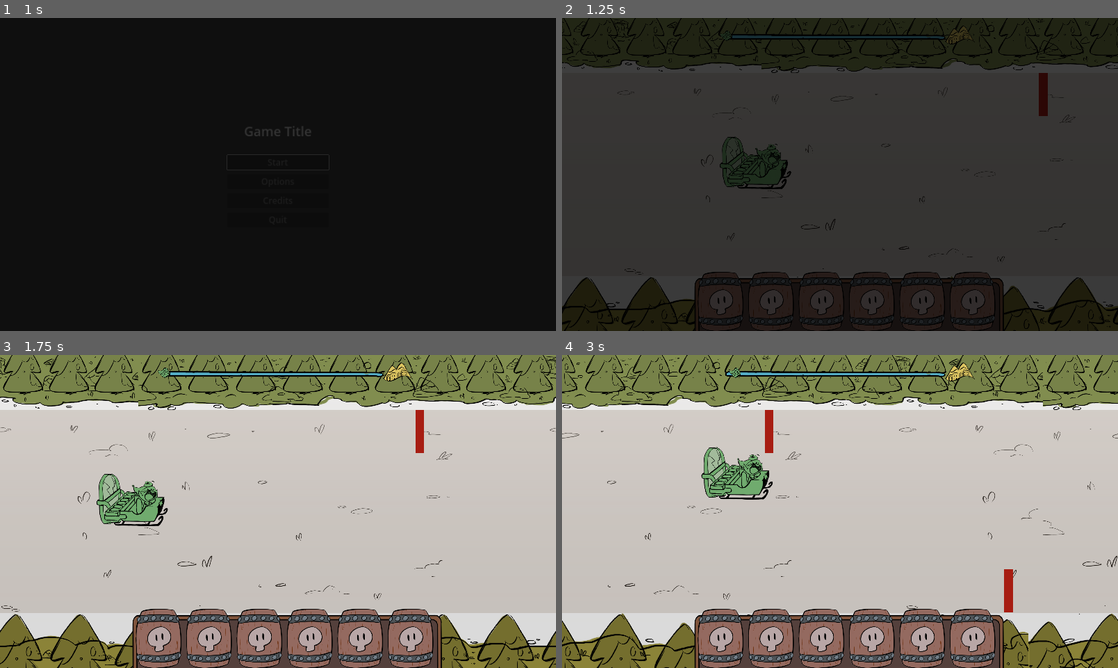
Above: before the commit, frames 1-4 (two rows, left to right).
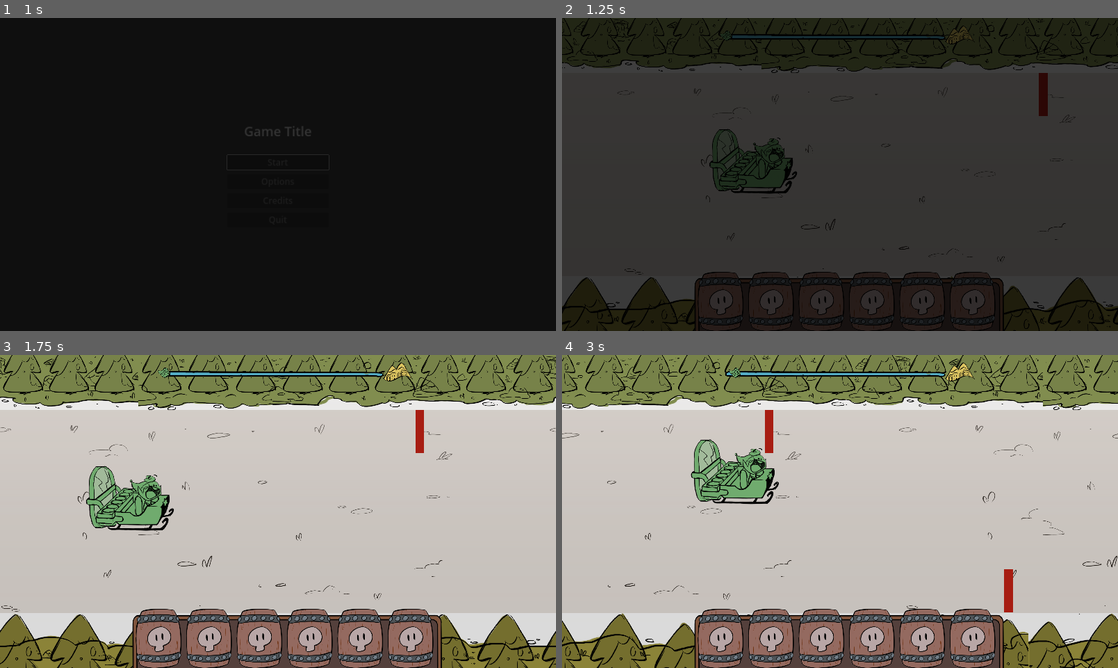
Above: after the commit, the same moments.

Repository: hsandt/ld53
Game: Godot game, scene res://scenes/main_menu_scene.tscn
The game is run twice, just before and just after one commit, with the same random seed, the same clock (stepped at 60 frames per second) and the same inputs.
Inputs (mouse positions are in pixels of both pictures, inside the frame that each line leads up to):
- Up to frame 1 (1 s): tap Enter (ui_accept) at 0.5, 0.77 s; move the mouse to (400, 158) at 0.52 s; hold Right (ui_right) from 0.53 s (still down); hold M (app_next_resolution) from 0.53 s (still down); click (400, 158) at 0.67 s
- Up to frame 2 (1.25 s): keep holding Right (ui_right); keep holding M (app_next_resolution)
- Up to frame 3 (1.75 s): move the mouse to (166, 527) at 1.27 s; release Right (ui_right) at 1.28 s; release M (app_next_resolution) at 1.28 s; hold S (down) from 1.28 s (still down); tap N (app_prev_resolution) at 1.35 s; tap Enter (ui_accept) at 1.52 s
- Up to frame 4 (3 s): move the mouse to (895, 442) at 2.02 s; release S (down) at 2.03 s; hold Right (ui_right) 2.03-2.78 s; hold M (app_next_resolution) 2.03-2.78 s; move the mouse to (812, 574) at 2.77 s; hold Up (ui_up) from 2.78 s (still down); tap N (app_prev_resolution) at 2.85 s; click (812, 574) at 2.92 s

Frame 1 is identical in both runs. In frame 2, 0.9% of the frame differs, in the area x 26-43%, y 35-57%; in frame 3, 1.6%; in frame 4, 1.7%, in the area x 23-39%, y 26-48%.

Commit message:
[Player] Bigger sprite to match collision shape a little better (esp. below)

Diff:
--- a/prefabs/ingame/player_character_body_2d.tscn
+++ b/prefabs/ingame/player_character_body_2d.tscn
@@ -33,8 +33,8 @@
 [node name="AnimatedSprite2DBrightnessController" type="AnimatedSprite2D" parent="Smoothing2D" node_paths=PackedStringArray("brighten_timer")]
 z_index = 2
 material = ExtResource("1_1l63l")
-position = Vector2(-27, -33)
-scale = Vector2(0.5, 0.5)
+position = Vector2(-36, -37)
+scale = Vector2(0.615126, 0.615126)
 sprite_frames = ExtResource("3_fgtjg")
 frame_progress = 0.58425
 script = ExtResource("4_epfoh")
@@ -52,6 +52,7 @@
 script = ExtResource("3_4x6o7")
 
 [node name="CollisionShape2D" type="CollisionShape2D" parent="."]
+z_index = 2
 position = Vector2(-0.5, 1)
 shape = SubResource("RectangleShape2D_6va3q")
 metadata/_edit_lock_ = true
